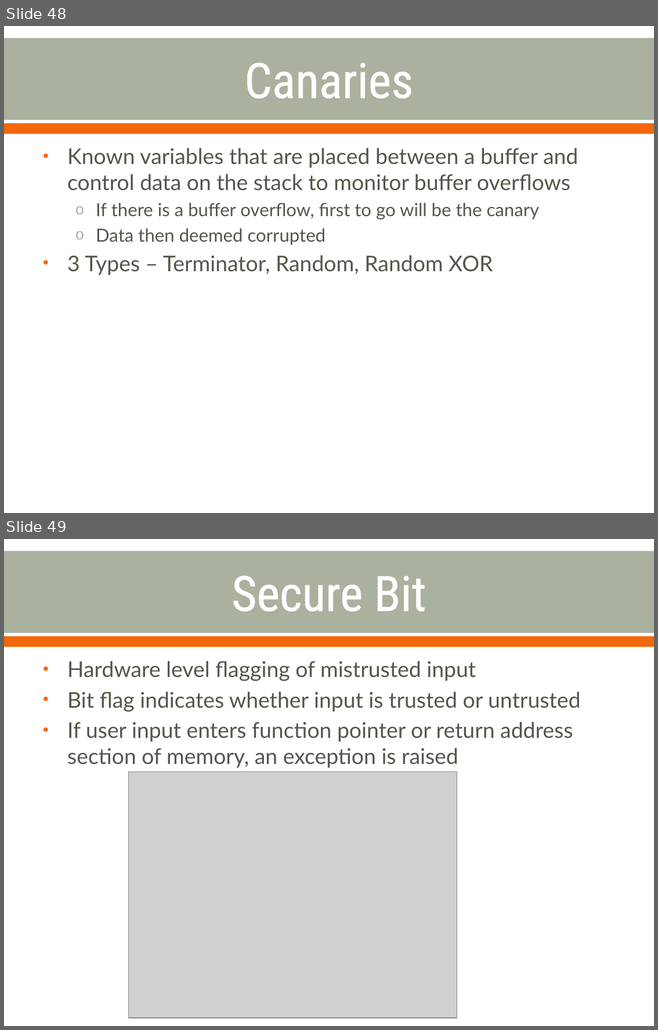
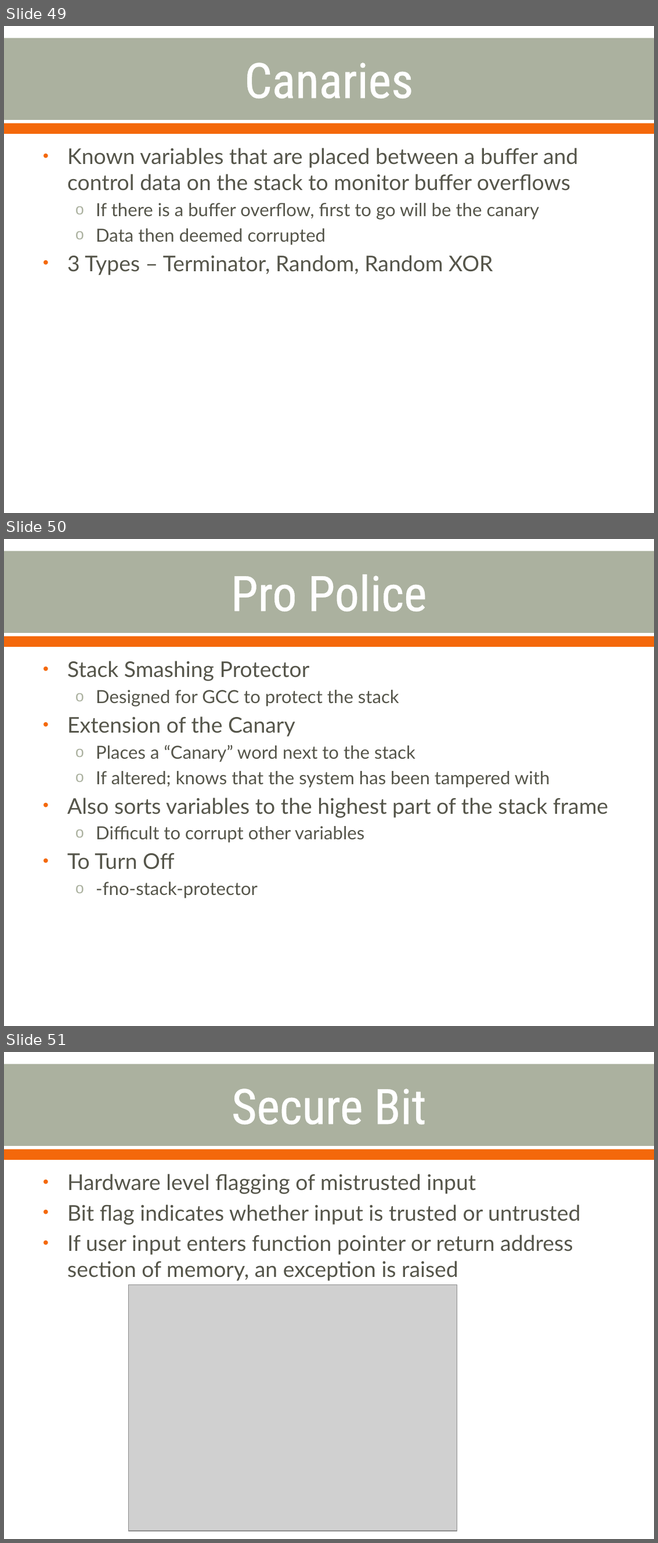
Before and after one commit to cornwe19/cse825, a slide deck: Buffer Overflow Attacks.pptx. Shown one above the other, each under a label of ours: slides 48 and 49 before the commit, slides 49, 50 and 51 after it. The pictures are 658x1030 and 658x1543 pixels, drawn with LibreOffice and Linux fonts; fonts in the diff are those of the drawing; grey boxes stand for pictures. Boxes give left, top, right and bottom in pixels: in the first picture for what was removed or moved away, otherwise in the second. Text is boxed around its words. In the diff, an @@ line names an element or a change of style, - is before the commit and + after.

Commit message:
Added Pro-Police to the ppt and docx file.

```diff
--- a/Buffer Overflow Attacks.pptx
+++ b/Buffer Overflow Attacks.pptx
@@ slide 50 added at [4,539,654,1026], background #FFFFFF; not listed: 2 template elements that a slide beside it also shows @@
@@ title added at [231,574,427,611], 54 pt, text #FFFFFF @@
+Pro Police
@@ text added at [67,661,608,899], 20 pt, text #55554A @@
+• Stack Smashing Protector
+  o Designed for GCC to protect the stack
+• Extension of the Canary
+  o Places a “Canary” word next to the stack
+  o If altered; knows that the system has been tampered with
+• Also sorts variables to the highest part of the stack frame
+  o Difficult to corrupt other variables
+• To Turn Off
+  o -fno-stack-protector
@@ what was slide 48 is now slide 49 @@
@@ what was slide 49 is now slide 51 @@
```
Also in this commit, not shown: 2 slides changed, 1 other slide added, 1 other file.
